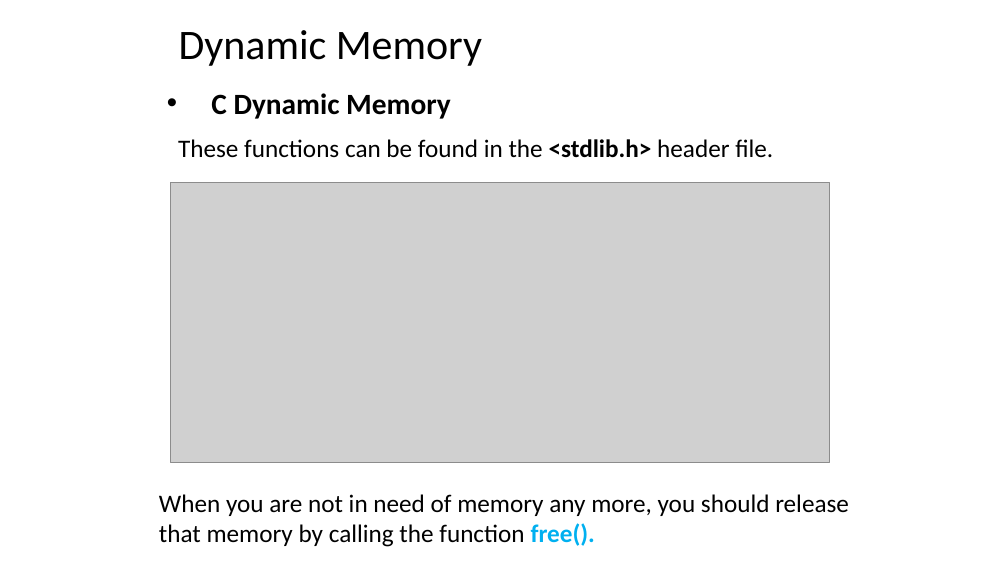
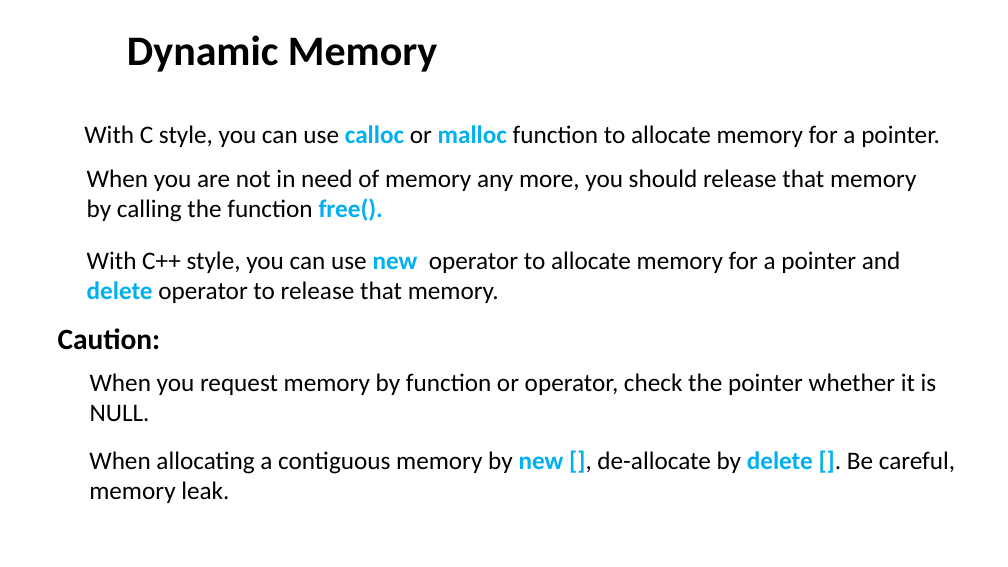
Before and after one commit to dayekuaipao/CPPLearning, a slide deck: slide 5 of week05/Lab05.pptx (slide 6 before the commit). Drawn at 1008x567 pixels with LibreOffice and Linux fonts; fonts in the diff are those of the drawing; grey boxes stand for pictures; background and template pictures are left out. Boxes give left, top, right and bottom in pixels: in the first picture for what was removed or moved away, otherwise in the second. Text is boxed around its words. In the diff, an @@ line names an element or a change of style, - is before the commit and + after.

```diff
--- a/week05/Lab05.pptx
+++ b/week05/Lab05.pptx
@@ title "Dynamic Memory": place and size @@
-title "Dynamic Memory" at <box>179,30,482,66</box>
+title "Dynamic Memory" at <box>127,35,437,72</box>
@@ title "Dynamic Memory" at <box>127,35,437,72</box>: bold on @@
@@ text removed at <box>211,93,451,119</box> @@
-• C Dynamic Memory
@@ text at <box>84,125,940,147</box>: text changed @@
-These functions can be found in the <stdlib.h> header file.
+With C style, you can use calloc or malloc function to allocate memory for a pointer.
@@ text at <box>87,169,916,222</box>: text changed @@
-When you are not in need of memory any more, you should release
-that memory by calling the function free().
+When you are not in need of memory any more, you should release that memory by calling the function free().
@@ picture removed at <box>171,182,830,462</box> @@
@@ text added at <box>87,251,901,303</box>, 24 pt, text #000000 @@
+With C++ style, you can use new operator to allocate memory for a pointer and
+delete operator to release that memory.
@@ text added at <box>58,328,161,350</box>, 28 pt, text #000000, bold @@
+Caution:
@@ text added at <box>90,373,937,421</box>, 24 pt, text #000000 @@
+When you request memory by function or operator, check the pointer whether it is NULL.
@@ text added at <box>89,451,955,503</box>, 24 pt, text #000000 @@
+When allocating a contiguous memory by new [], de-allocate by delete []. Be careful, memory leak.
```
Also in this commit, not shown: 2 other slides changed, 2 slides added, 15 slides removed.
